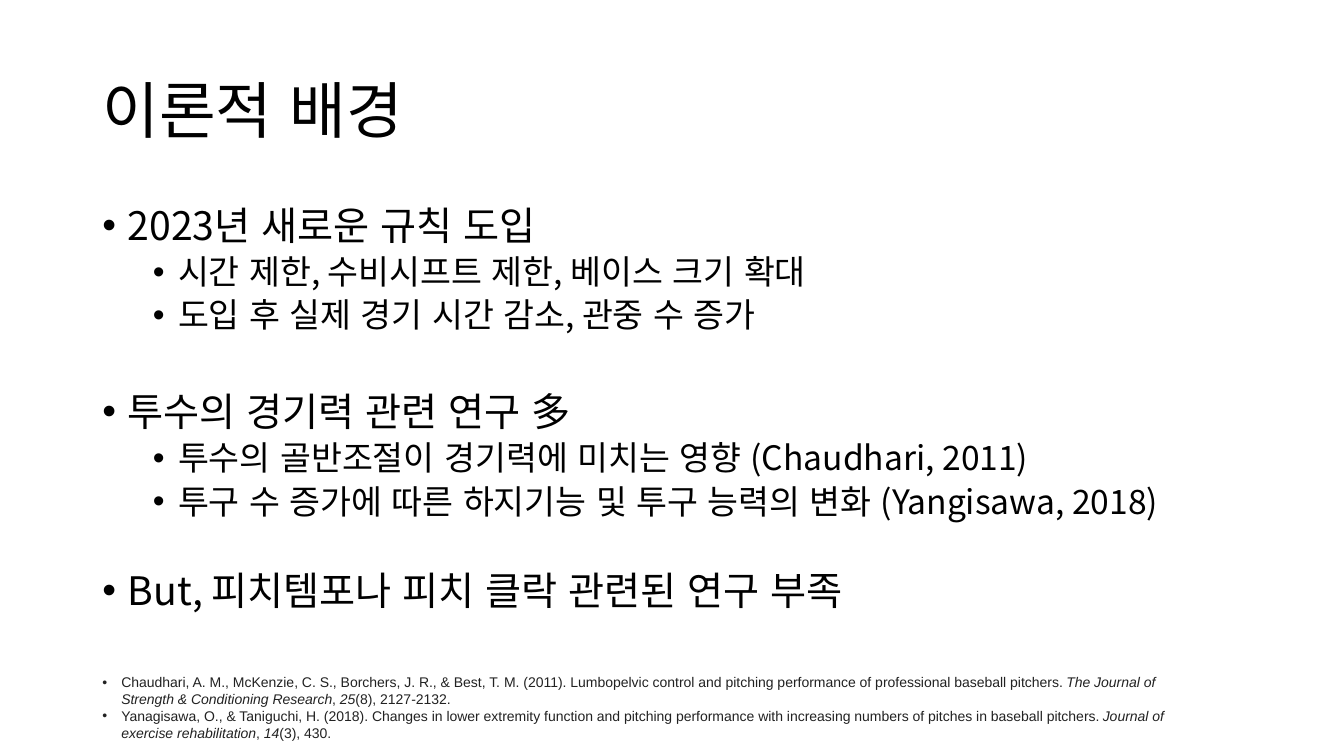
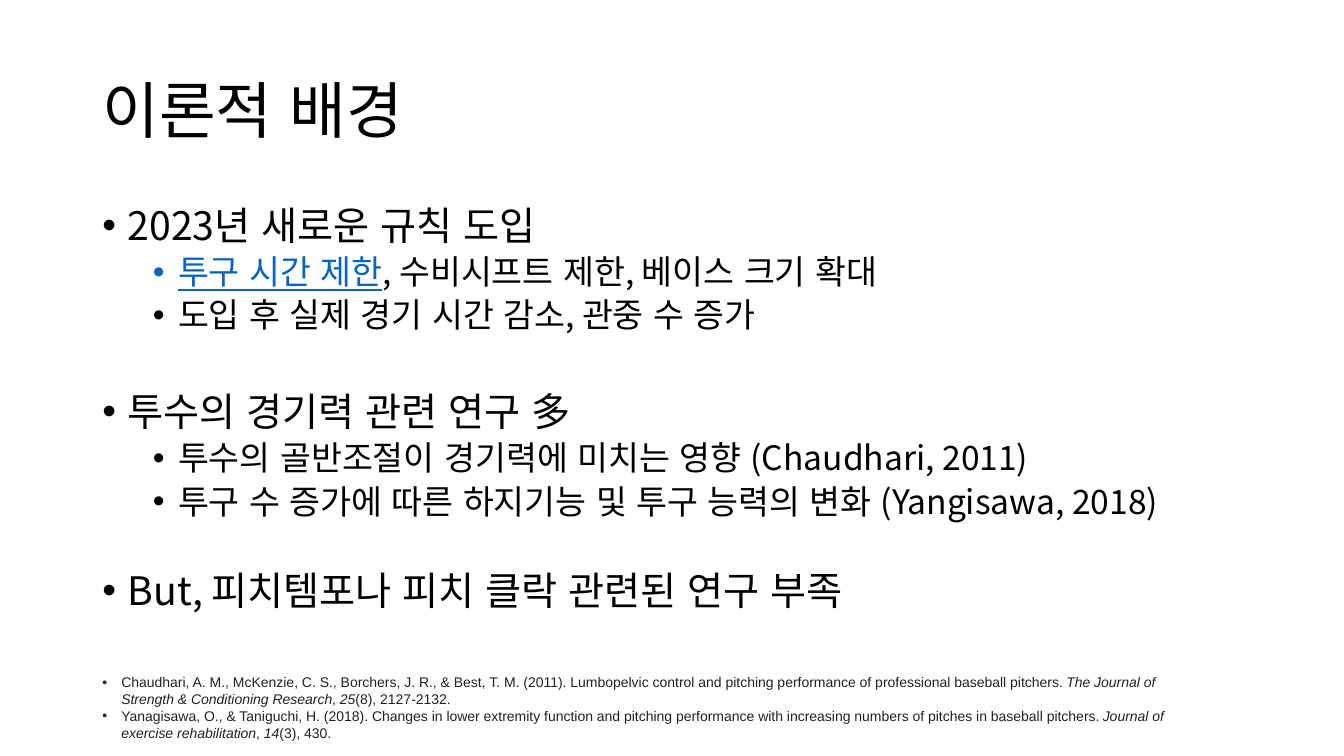
Before and after one commit to Tae-Hyeon-Kim/Statcast, a slide deck: slide 3 of 0304 연구 계획서 발표.pptx (slide 4 before the commit). Drawn at 1344x756 pixels with LibreOffice and Linux fonts; fonts in the diff are those of the drawing. Boxes give left, top, right and bottom in pixels: in the first picture for what was removed or moved away, otherwise in the second. Text is boxed around its words. In the diff, an @@ line names an element or a change of style, - is before the commit and + after.

```diff
--- a/0304 연구 계획서 발표.pptx
+++ b/0304 연구 계획서 발표.pptx
@@ text at (178, 256, 877, 291): text changed @@
-  • 시간 제한, 수비시프트 제한, 베이스 크기 확대
+  • 투구 시간 제한, 수비시프트 제한, 베이스 크기 확대
```
Also in this commit, not shown: 2 other slides changed, 1 slide removed.
